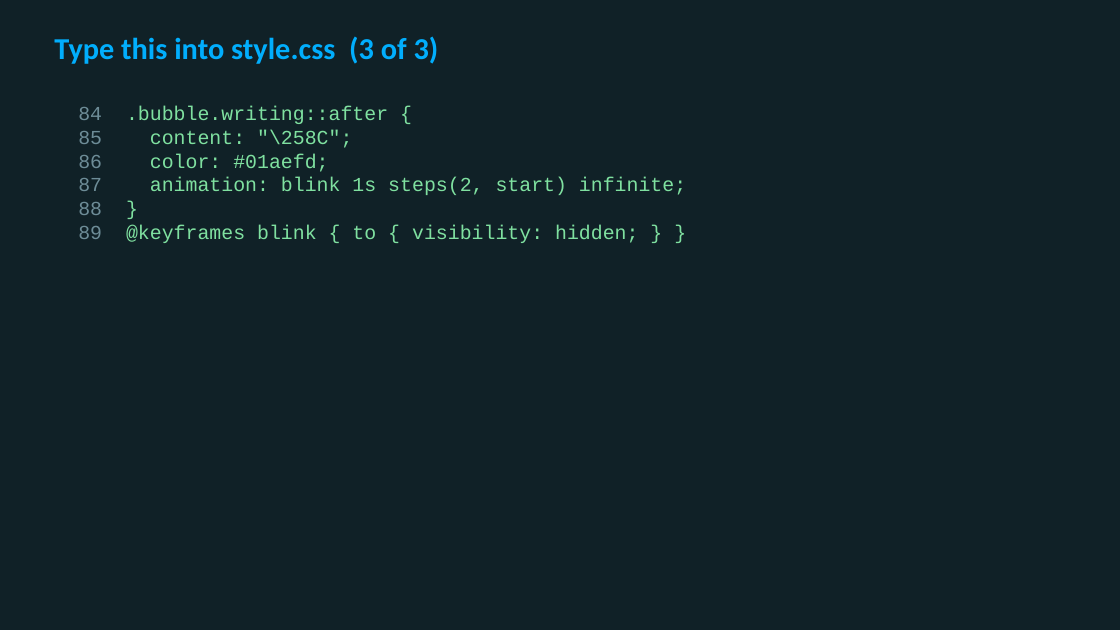
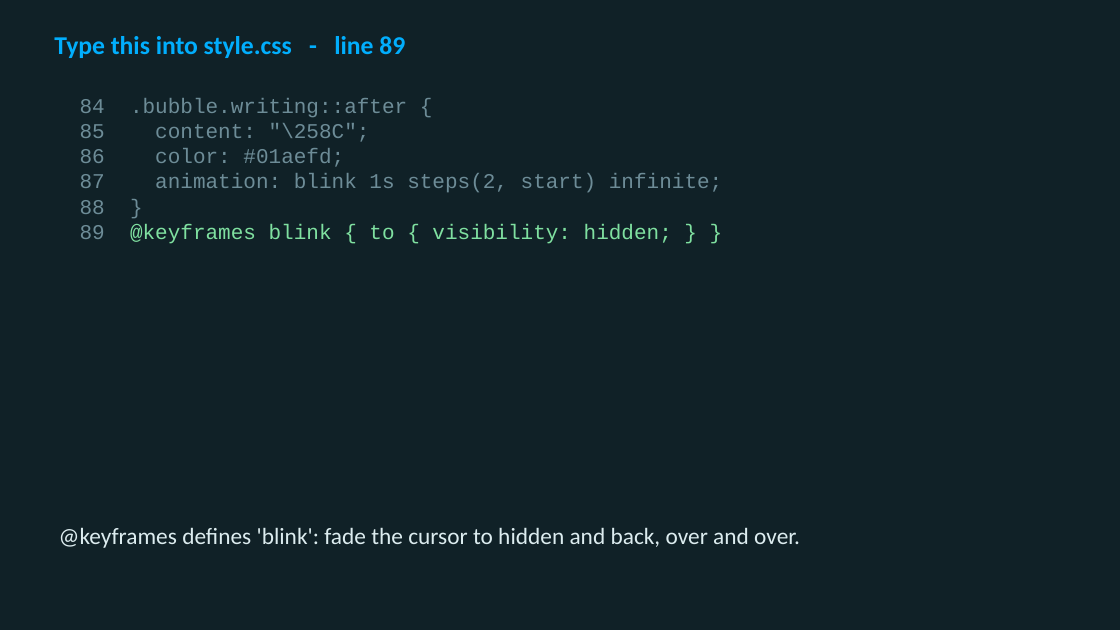
Before and after one commit to utgapps/utgapps.github.io, a slide deck: slide 51 of ai101/slides/week-11.pptx (slide 15 before the commit). Drawn at 1120x630 pixels with LibreOffice and Linux fonts; fonts in the diff are those of the drawing. Boxes give left, top, right and bottom in pixels: in the first picture for what was removed or moved away, otherwise in the second. Text is boxed around its words. In the diff, an @@ line names an element or a change of style, - is before the commit and + after.

```diff
--- a/ai101/slides/week-11.pptx
+++ b/ai101/slides/week-11.pptx
@@ text at box(54, 36, 405, 58): text changed; size 26 to 22 pt @@
-Type this into style.css (3 of 3)
+Type this into style.css - line 89
@@ text "84 .bubble.writing::after {": place and size @@
-text "84 .bubble.writing::after {" at box(78, 106, 686, 243)
+text "84 .bubble.writing::after {" at box(80, 98, 722, 244)
@@ text "84 .bubble.writing::after {" at box(80, 98, 722, 244): size 17 to 18 pt; text colour #7FE0A0 to #6D8C97 in ".bubble.writing::after {", "content: "\258C";", "color: #01aefd;", "animation: blink 1s steps(2, start) infinite;" and 1 more places @@
@@ text added at box(59, 527, 800, 548), 20 pt, text #DCECEF @@
+@keyframes defines 'blink': fade the cursor to hidden and back, over and over.
```
Also in this commit, not shown: 6 other slides changed, 40 slides added, 2 slides removed, 18 other files.
